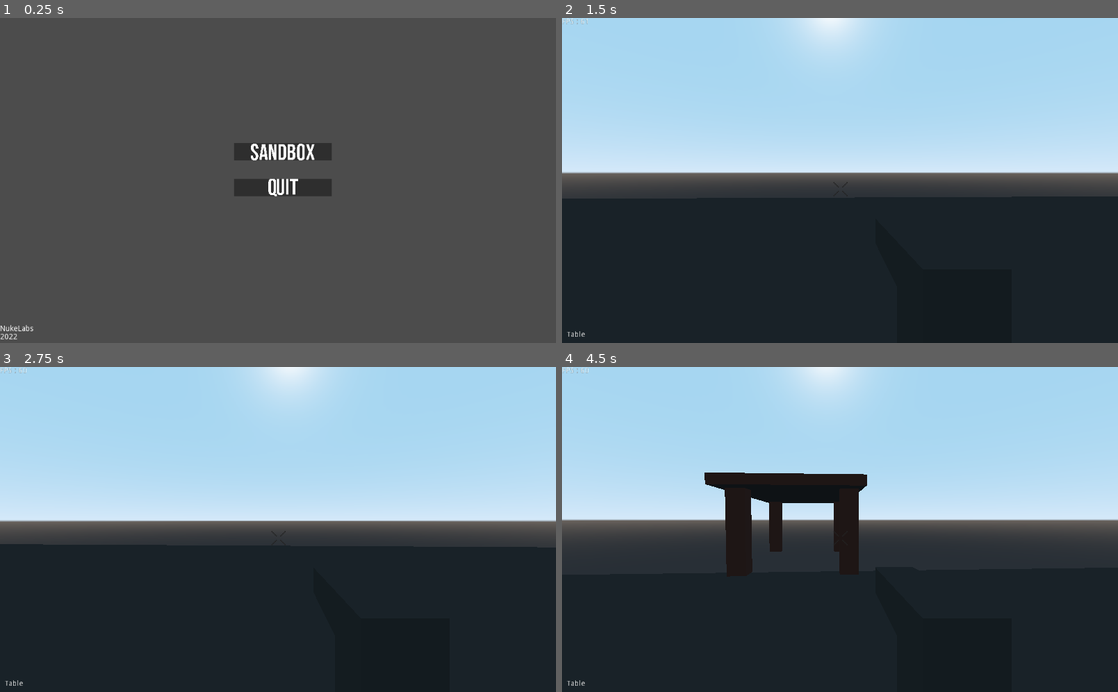
Above: before the commit, frames 1-4 (two rows, left to right).
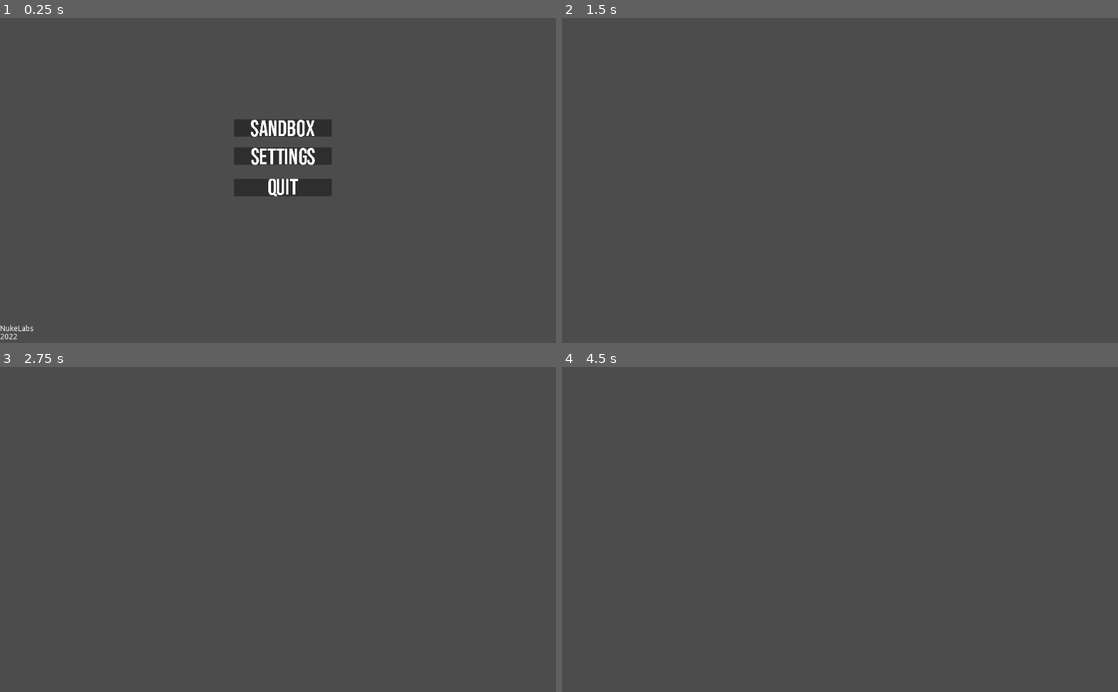
Above: after the commit, the same moments.

Repository: marrow-Dev/PhysicsGame-Godot
Game: Godot game, scene res://Menus/MainMenu.tscn
Same seed, same stepped clock (60 frames per second), same inputs: the game is played once before the commit and once after it.
Inputs (mouse positions are in pixels of both pictures, inside the frame that each line leads up to):
- Up to frame 1 (0.25 s): no input
- Up to frame 2 (1.5 s): click (845, 157) at 0.52 s; tap Enter at 1.25 s; move the mouse to (867, 180) at 1.27 s; hold E (itemSelectionUp) from 1.28 s (still down); hold Shift (sprint) from 1.28 s (still down)
- Up to frame 3 (2.75 s): keep holding E (itemSelectionUp); tap Space (jump) at 1.52, 2, 2.27 s; tap V (switchFireMode) at 1.55, 2.1 s; move the mouse to (250, 529) at 2.02 s; release Shift (sprint) at 2.03 s; tap Shift (sprint) at 2.3 s
- Up to frame 4 (4.5 s): keep holding E (itemSelectionUp); move the mouse to (851, 523) at 2.77 s; hold Right mouse button (grabAim) 2.78-3.53 s; tap V (switchFireMode) at 3.05 s; tap Enter at 3.5 s; move the mouse to (834, 536) at 3.52 s; click (834, 536) at 3.6 s; tap Space (jump) at 3.77, 4.25 s; tap Shift (sprint) at 3.8 s; move the mouse to (878, 532) at 4.27 s; hold F (spawnBottle) from 4.28 s (still down)

The runs differ from the first frame. In frame 1, 1.6% of the frame differs, in the area x 42-60%, y 31-46%; in frame 2, 94%; in frame 3, 94%; in frame 4, 95%, in the area x 0-100%, y 0-100%.

Commit message:
Third big batch of files.
where should i allow people to upload their mods

Diff:
--- a/Levels/SandboxLevel.tscn
+++ b/Levels/SandboxLevel.tscn
@@ -15,6 +15,7 @@
 
 [node name="Sandbox" type="Spatial"]
 script = ExtResource( 4 )
+massSpawn = true
 
 [node name="Ground" type="StaticBody" parent="."]
 
--- a/Menus/MainMenu.tscn
+++ b/Menus/MainMenu.tscn
@@ -1,8 +1,9 @@
-[gd_scene load_steps=4 format=2]
+[gd_scene load_steps=5 format=2]
 
 [ext_resource path="res://Textures/quitButton.png" type="Texture" id=1]
 [ext_resource path="res://Textures/sandboxButton.png" type="Texture" id=2]
 [ext_resource path="res://Scripts/MainMenu.gd" type="Script" id=3]
+[ext_resource path="res://Textures/settingsButton.png" type="Texture" id=4]
 
 [node name="Control" type="Control"]
 anchor_right = 1.0
@@ -20,9 +21,9 @@
 
 [node name="sandboxButton" type="TextureButton" parent="."]
 anchor_left = 0.421
-anchor_top = 0.385
+anchor_top = 0.312
 anchor_right = 0.421
-anchor_bottom = 0.385
+anchor_bottom = 0.312
 margin_right = 180.0
 margin_bottom = 32.0
 texture_normal = ExtResource( 2 )
@@ -33,3 +34,12 @@
 margin_right = 69.0
 margin_bottom = 30.0
 text = "NukeLabs 2022"
+
+[node name="settingsButton" type="TextureButton" parent="."]
+anchor_left = 0.421
+anchor_top = 0.398
+anchor_right = 0.486
+anchor_bottom = 0.398
+margin_right = 40.0
+margin_bottom = 40.0
+texture_normal = ExtResource( 4 )
--- /dev/null
+++ b/Menus/SettingsMenu.tscn
@@ -0,0 +1,8 @@
+[gd_scene load_steps=2 format=2]
+
+[ext_resource path="res://Scripts/SettingsMenu.gd" type="Script" id=1]
+
+[node name="Settings" type="Control"]
+anchor_right = 1.0
+anchor_bottom = 1.0
+script = ExtResource( 1 )
--- /dev/null
+++ b/Scripts/Globals.gd
@@ -0,0 +1,12 @@
+extends Node
+
+###### Game options ######
+var modSupport = true
+
+###### Gun Options ######
+var gunFireMode = 0
+var gunFireTypes = [
+	"Semi-Auto",
+	"Full-Auto"
+]
+var maxFireMode = 1
--- a/Scripts/Level.gd
+++ b/Scripts/Level.gd
@@ -1,6 +1,6 @@
 extends Spatial
 
-export var modSupport : bool = false
+var modSupport = Globals.modSupport
 export var massSpawn : bool = false
 onready var playerHand = $Player/Head/Camera/HoldPosition
 onready var objectLabel = $RichTextLabel
@@ -51,17 +51,34 @@
 		dir.open(str(location)+"/CustomItems")
 		dir.list_dir_begin()
 
-		for n in range(10):
+		for n in range(1000):
 			var file = dir.get_next()
 			if file == "":
 				break
 			elif not file.begins_with("."):
 				var newObject = load(str(location)+"/CustomItems/"+str(file))
-				spawnableObjects.append(newObject)
-				print(newObject)
 				var objectName = file.replace(".tscn", "")
-				objectNames.append(objectName)
-				objectCount += 1
+				if dir.current_is_dir():
+					var childDirectory = Directory.new()
+					childDirectory.open(str(location)+"/CustomItems/"+str(file))
+					childDirectory.list_dir_begin()
+					for x in range(1000):
+						var childFile = childDirectory.get_next()
+						if childFile == "":
+							break
+						elif not childFile.begins_with("."):
+							print(str(childFile))
+							if childFile.ends_with(".tscn"):
+								var childObject = load(str(location)+"/CustomItems/"+str(file)+"/"+str(childFile)) # loading the custom item
+								spawnableObjects.append(childObject) # adding the custom item to the game
+								var childName = childFile.replace(".tscn", "")
+								objectNames.append(childName)
+								objectCount += 1
+								print(childName)
+				if file.ends_with(".tscn"):
+					objectNames.append(objectName)
+					objectCount += 1
+					spawnableObjects.append(newObject)
 		dir.list_dir_end()
 
 	print("Current spawnable object count : " + str(objectCount + 1))
--- a/Scripts/MainMenu.gd
+++ b/Scripts/MainMenu.gd
@@ -1,8 +1,9 @@
 extends Control
 
-
+# All button variables
 onready var quitButton = $quitButton
 onready var sandboxButton = $sandboxButton
+onready var settingsButton = $settingsButton
 
 
 # Called when the node enters the scene tree for the first time.
@@ -12,9 +13,16 @@
 
 # Called every frame. 'delta' is the elapsed time since the previous frame.
 func _process(delta):
+	# Sandbox level button
 	if sandboxButton.is_pressed():
 		self.visible = false
 		get_tree().change_scene("res://Levels/SandboxLevel.tscn")
 
+	# Settings menu button
+	if settingsButton.is_pressed():
+		self.visible = false
+		get_tree().change_scene("res://Menus/SettingsMenu.tscn")
+
+	# Quit game button
 	if quitButton.is_pressed():
 		get_tree().quit()
--- a/Scripts/Player.gd
+++ b/Scripts/Player.gd
@@ -16,13 +16,10 @@
 var collider
 var objectToDelete
 var isGrounded = true
-var fireType = 0
+var fireType = Globals.gunFireMode
 
-var fireModes = [
-	"Semi-Auto",
-	"Full-Auto"
-]
-var maxFireMode = 1
+var fireModes = Globals.gunFireTypes
+var maxFireMode = Globals.maxFireMode
 
 onready var gunCast = $Head/Camera/GunCast
 onready var animPlayer = $AnimationPlayer
@@ -36,7 +33,7 @@
 # Sprint function
 func playerSprint(walkSpeed, sprintSpeed):
 	# Sprinting
-	if Input.is_action_pressed("sprint"):
+	if Input.is_action_pressed("sprint"): # checking if left-shift is held down
 		speed = sprintSpeed
 	else:
 		speed = walkSpeed
@@ -52,7 +49,7 @@
 
 # Checks if player is grounded
 func checkGround():
-	if groundCheck.is_colliding():
+	if groundCheck.is_colliding(): # checking if the groundCheck raycast is colliding with the ground
 		var collidingWith = groundCheck.get_collider()
 		if collidingWith.name == "Ground":
 			isGrounded = true
@@ -76,21 +73,22 @@
 
 func _physics_process(delta):
 
-	FPSCounter.text = "FPS : " + str(Engine.get_frames_per_second())
+	FPSCounter.text = "FPS : " + str(Engine.get_frames_per_second()) # getting the games FPS and setting the FPSlabel's text to the FPS
 
-	if not pauseMenu.isPaused:
+
+	if not pauseMenu.isPaused: # if the game isn't paused
 
 		checkGround()
 
 		# For shooting
-		if fireType == 0:
+		if fireType == 0: # semi-auto
 			if Input.is_action_just_pressed("shoot"):
 				fire()
-		elif fireType == 1:
+		elif fireType == 1: # full-auto
 			if Input.is_action_pressed("shoot"):
 				fire()
 
-		if Input.is_action_just_pressed("switchFireMode"):
+		if Input.is_action_just_pressed("switchFireMode"): # switching the guns firemode
 			if fireType < maxFireMode:
 				fireType += 1
 			else:
@@ -112,9 +110,6 @@
 		if Input.is_action_just_pressed("jump") and isGrounded:
 			fall.y = jump
 
-		if Input.is_action_just_pressed("ui_cancel"): # Lets you exit game without Alt + F4 Yay!
-			Input.set_mouse_mode(Input.MOUSE_MODE_VISIBLE)
-
 		# Move forwards
 		if Input.is_action_pressed("move_forward"):
 			direction -= transform.basis.z # Moves player forward
@@ -135,6 +130,6 @@
 
 		# Moving the player
 		direction = direction.normalized() # making sure the player doesn't move faster going diagonally
-		velocity = velocity.linear_interpolate(direction * speed, acceleration * delta)
+		velocity = velocity.linear_interpolate(direction * speed, acceleration * delta) # moving the player
 		velocity = move_and_slide(velocity, Vector3.UP) # actually moving the player
 		move_and_slide(fall, Vector3.UP) # Making the player jump
--- /dev/null
+++ b/Scripts/SettingsMenu.gd
@@ -0,0 +1 @@
+extends Control
--- a/project.godot
+++ b/project.godot
@@ -13,6 +13,10 @@
 config/name="Project : Physus"
 run/main_scene="res://Menus/MainMenu.tscn"
 config/icon="res://Textures/graybox_sprite.png"
+
+[autoload]
+
+Globals="*res://Scripts/Globals.gd"
 
 [global]
 
@@ -81,7 +85,7 @@
 }
 PauseMenu={
 "deadzone": 0.5,
-"events": [ Object(InputEventKey,"resource_local_to_scene":false,"resource_name":"","device":0,"alt":false,"shift":false,"control":false,"meta":false,"command":false,"pressed":false,"scancode":16777218,"physical_scancode":0,"unicode":0,"echo":false,"script":null)
+"events": [ Object(InputEventKey,"resource_local_to_scene":false,"resource_name":"","device":0,"alt":false,"shift":false,"control":false,"meta":false,"command":false,"pressed":false,"scancode":16777217,"physical_scancode":0,"unicode":0,"echo":false,"script":null)
  ]
 }
 switchFireMode={
Binary file added: Aseprite/firemodButton.aseprite
Binary file added: Aseprite/settingsButton.aseprite
Binary file added: Textures/firemodButton.png
Not shown, added: Textures/firemodButton.png.import
Binary file added: Textures/firemodeAutoButton.aseprite
Binary file added: Textures/firemodeAutoButton.png
Not shown, added: Textures/firemodeAutoButton.png.import
Binary file added: Textures/firemodeSemiButton.aseprite
Binary file added: Textures/firemodeSemiButton.png
Not shown, added: Textures/firemodeSemiButton.png.import
Binary file added: Textures/settingsButton.png
Not shown, added: Textures/settingsButton.png.import
(and 1 more such lines)
